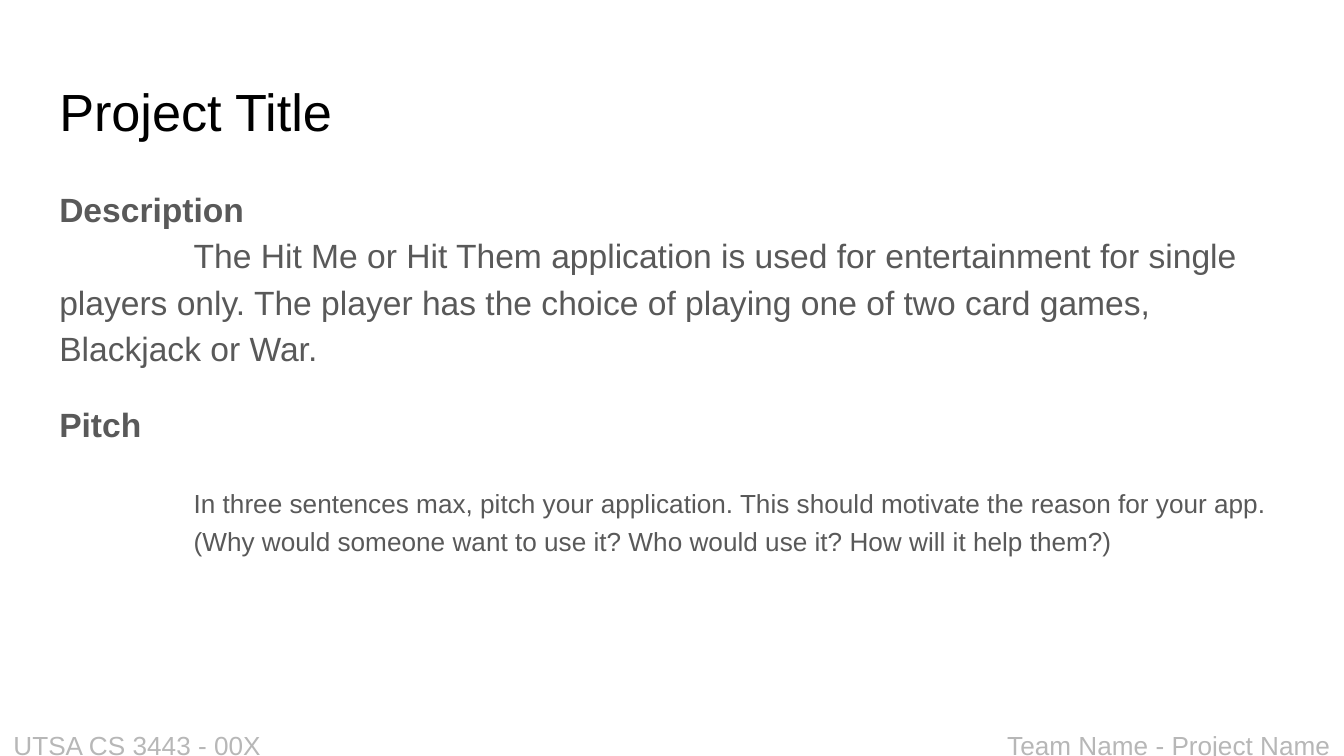
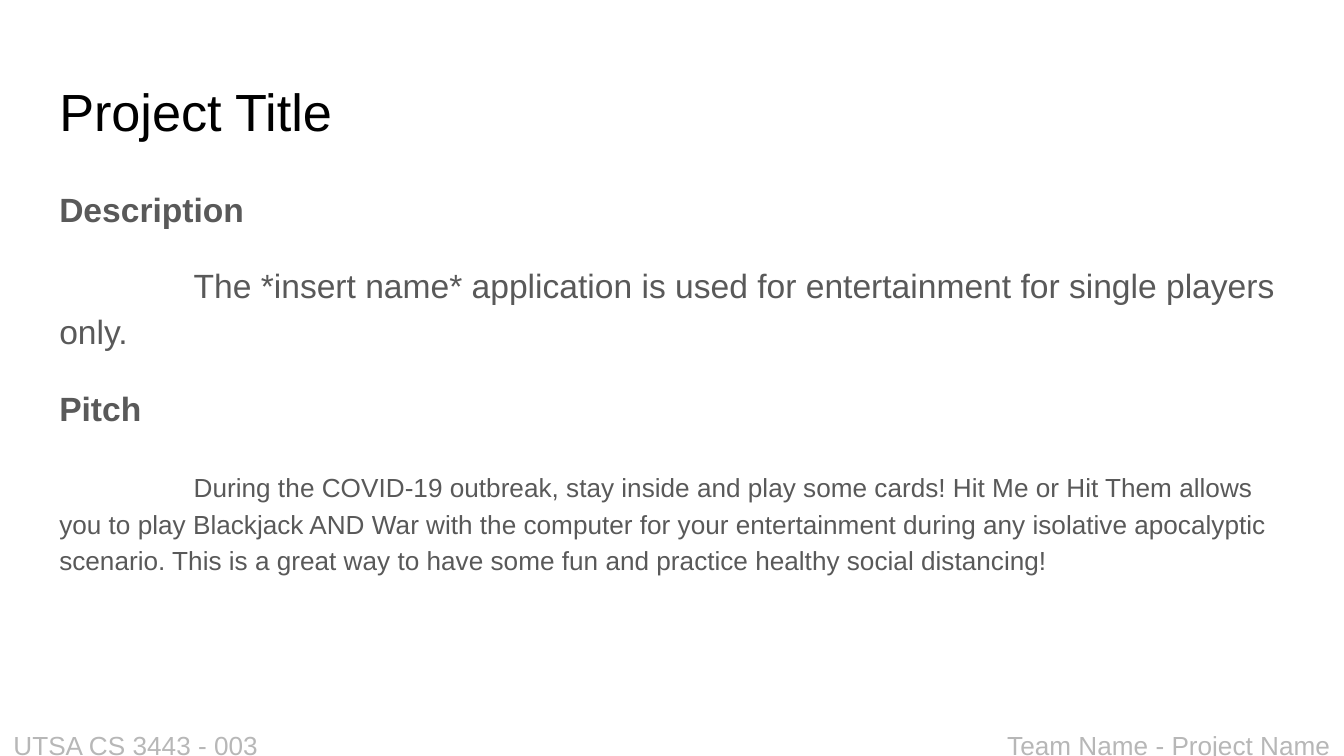
Before and after one commit to JayBlaine/Hit-Me-Or-Hit-Them, a slide deck: slide 2 of Applications Proposal.pptx. Drawn at 1344x756 pixels with LibreOffice and Linux fonts; fonts in the diff are those of the drawing. Boxes give left, top, right and bottom in pixels: in the first picture for what was removed or moved away, otherwise in the second. Text is boxed around its words. In the diff, an @@ line names an element or a change of style, - is before the commit and + after.

Commit message:
Added pitch

```diff
--- a/Applications Proposal.pptx
+++ b/Applications Proposal.pptx
@@ text at bbox=[59, 273, 1274, 351]: text changed @@
-The Hit Me or Hit Them application is used for entertainment for single players only. The player has the choice of playing one of two card games, Blackjack or War.
+The *insert name* application is used for entertainment for single players only.
@@ text at bbox=[59, 478, 1265, 576]: text changed @@
-In three sentences max, pitch your application. This should motivate the reason for your app.
-(Why would someone want to use it? Who would use it? How will it help them?)
+During the COVID-19 outbreak, stay inside and play some cards! Hit Me or Hit Them allows you to play Blackjack AND War with the computer for your entertainment during any isolative apocalyptic scenario. This is a great way to have some fun and practice healthy social distancing!
@@ text at bbox=[13, 737, 258, 755]: text changed @@
-UTSA CS 3443 - 00X
+UTSA CS 3443 - 003
```
Also in this commit, not shown: 3 other slides changed.
